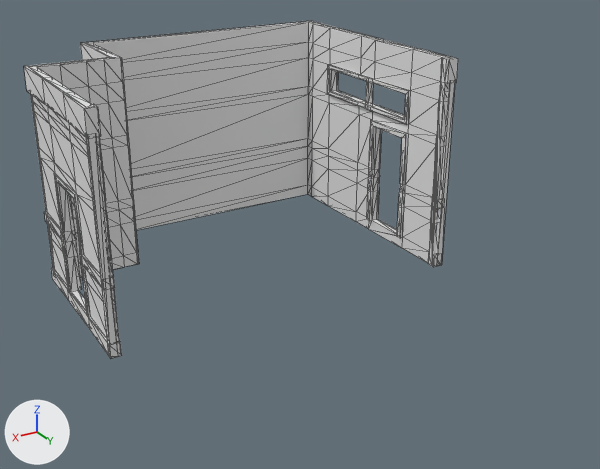
Before and after pictures for a commit that changed the FBX model Plasticity/Assets/Art/Meshes/Fish Market/market_walls.fbx.
Rendered twice from a camera (50 mm lens) standing at (22.2, 42.2, 23.9) and looking at (-1.9, 2.2, 3.9). Lighting does not change. The marker at lower left points along +X, +Y and +Z. Mesh edges are drawn as thin lines. Where no turn or scale is listed for an object, it has been applied to the vertices.
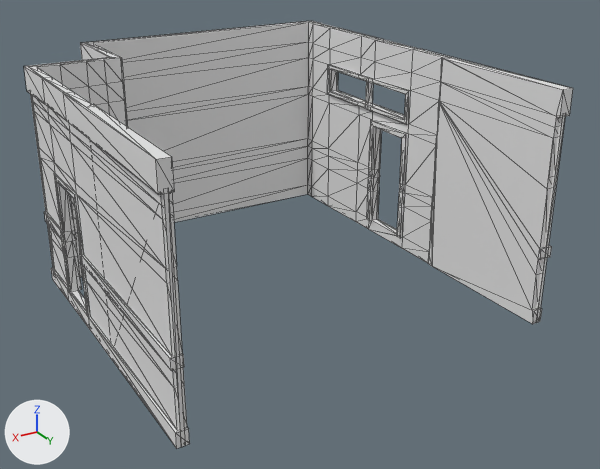
Boxes [x1, y1, x2, y2] around the edits, measured in the pictures (600 x 469 px; the box of a moved part takes in the faces that stretch with it):
'Cube.004', reshaped (26% wider, 27% taller)
    before: [24, 21, 458, 358]
    after: [24, 21, 573, 448]
part 1 of me_mesh, moved or reshaped
    before: [436, 83, 455, 266]
    after: [535, 117, 565, 323]
part 2 of me_mesh, moved or reshaped
    before: [86, 137, 118, 358]
    after: [162, 193, 185, 447]
part 3 of me_mesh, moved or reshaped
    before: [437, 200, 441, 210]
    after: [540, 246, 552, 260]
part 4 of me_mesh, moved or reshaped
    before: [418, 49, 458, 267]
    after: [418, 49, 573, 324]
part 5 of me_mesh, moved or reshaped
    before: [63, 93, 122, 358]
    after: [63, 93, 190, 448]

What the commit changed:
me_mesh is used by ob_cube_004; location (0.23, -4.59, 0.0).
me_mesh had 727 vertices, 1438 faces and spanned x -12.3..10.8, y -8.5..8.4, z 0.0..13.8.
me_mesh now has 727 vertices, 1438 faces and spans x -12.4..10.8, y -8.5..17.4, z 0.0..13.8.
me_mesh part 1: the loose piece of 8 vertices spanning x -12.2..-11.8, y 8.0..8.3, z 0.0..12.5 is scaled about its middle by (0.524, 23.9, 1), then moved by (0.1, 4.5, 0.0).
me_mesh part 2: the loose piece of 8 vertices spanning x 10.4..10.8, y 8.0..8.3, z 0.0..12.5 is scaled about its middle by (0.523, 23.9, 1), then moved by (-0.1, 4.5, 0.0).
me_mesh part 3: all 2 vertices in x -12.1, y 8.3, z 4.1..4.7 are moved by (-0.2, 9.0, 0.0).
me_mesh part 4: 28 of the vertices in x -12.3..-11.5, y 8.2..8.4, z 0.0..13.8 are moved by (0.0, 9.0, 0.0).
me_mesh part 5: 30 of the vertices in x 10.2..10.8, y 8.2..8.4, z 0.0..13.8 are moved by (0.0, 9.0, 0.0).
